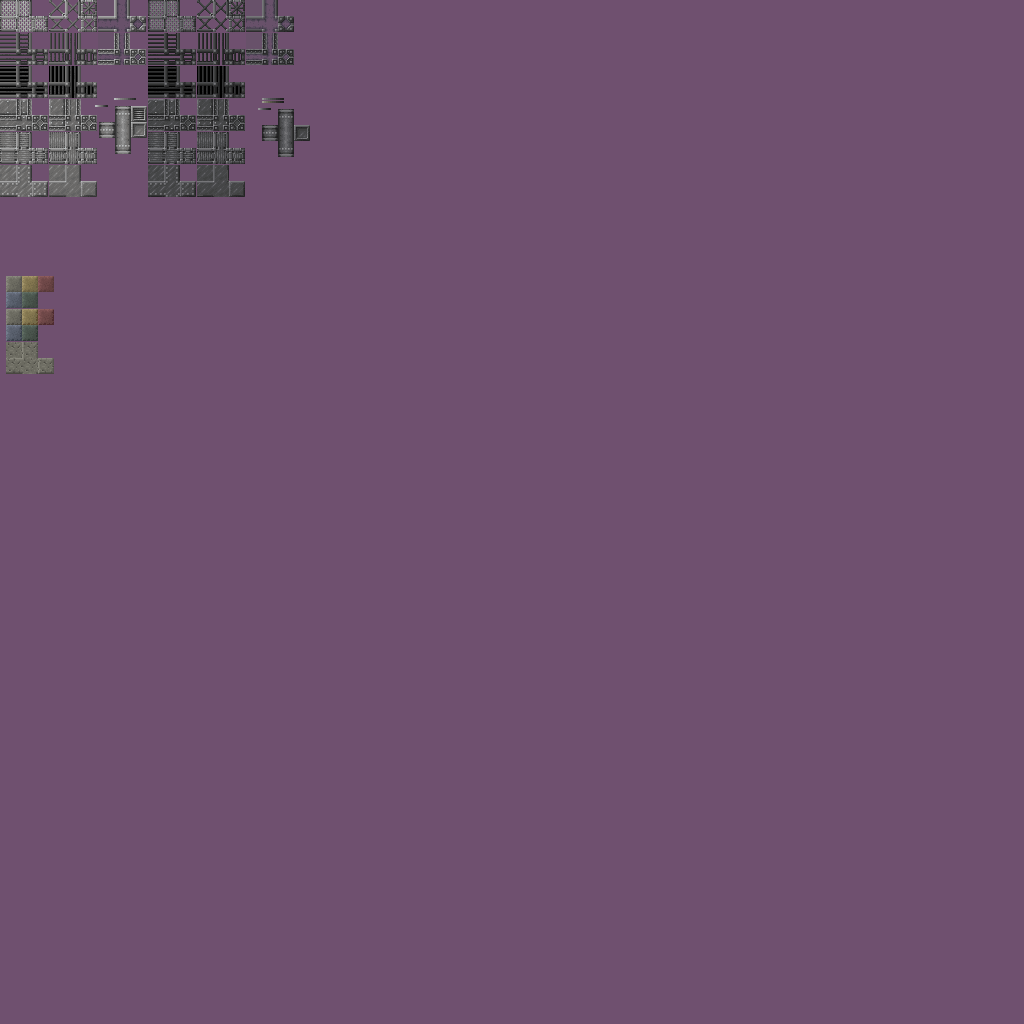
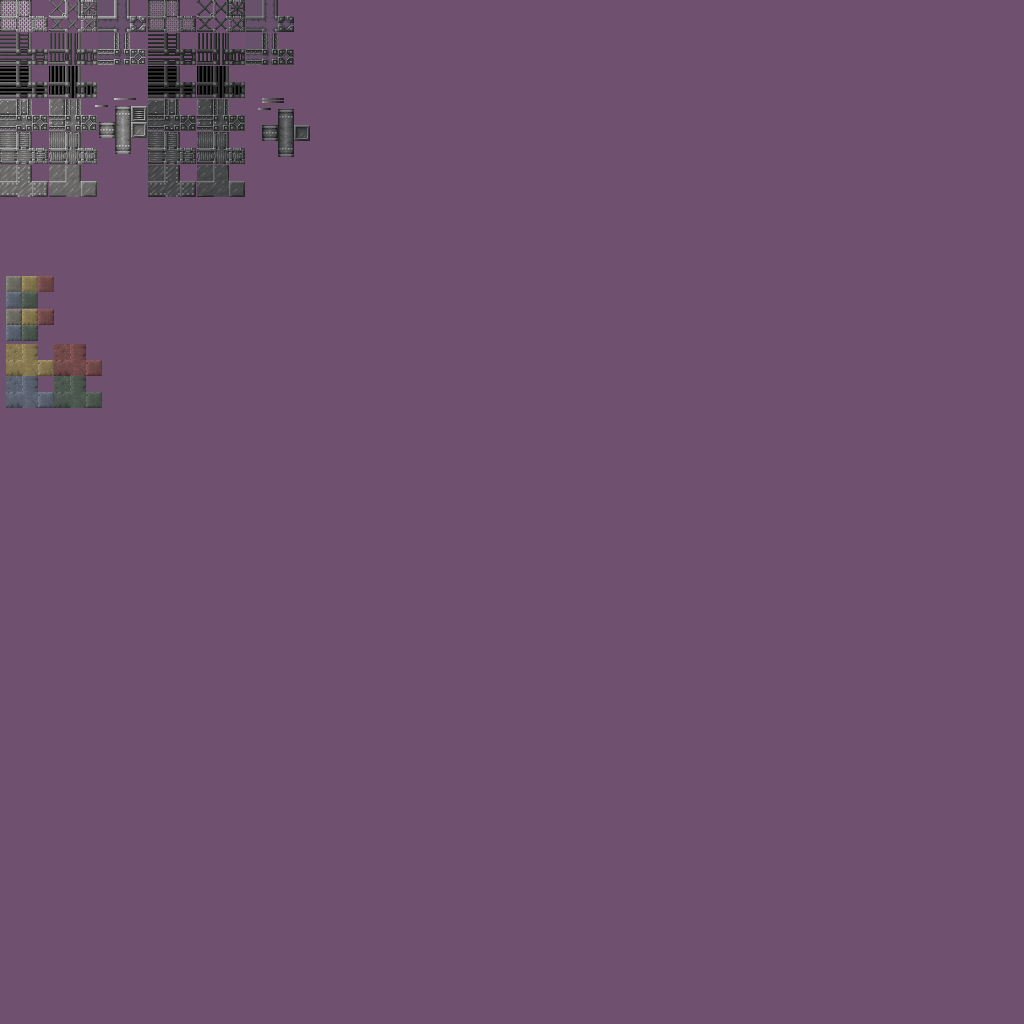
Layered file, before and after one edit (w=1024, h=1024). Changes by layer:
added layer "New Rough Rockrete Merged" above "New Rough Rockrete" over [6, 342, 102, 408]
added group "New Rough Rockrete" with 4 layers above "Group 1" over [6, 342, 102, 408]
added layer "Green Rough Rockrete" in group "New Rough Rockrete" over [6, 342, 102, 408]
added layer "Blue Rough Rockrete" in group "New Rough Rockrete" over [6, 342, 102, 408]
added layer "Red Rough Rockrete" in group "New Rough Rockrete" over [6, 342, 102, 408]
added layer "Yellow Rough Rockrete" in group "New Rough Rockrete" over [6, 342, 102, 408]
hid group "Group 1" (2 layers) over [6, 342, 102, 408]
painted on "New Gray Rockrete Edge" over [6, 342, 102, 408]
painted on "Gray Original Palette" (2nd of 5, in "Black VP") over [6, 342, 102, 408]
painted on "Gray Original Palette" (3rd of 5, in "Gray VP") over [6, 342, 102, 408]
painted on "Gray Original Palette" (4th of 5, in "Gray VP") over [6, 342, 102, 408]
painted on "Gray Original" (2nd of 3, in "Gray VP") over [6, 342, 102, 408]
painted on "Background" over [6, 342, 102, 408]
